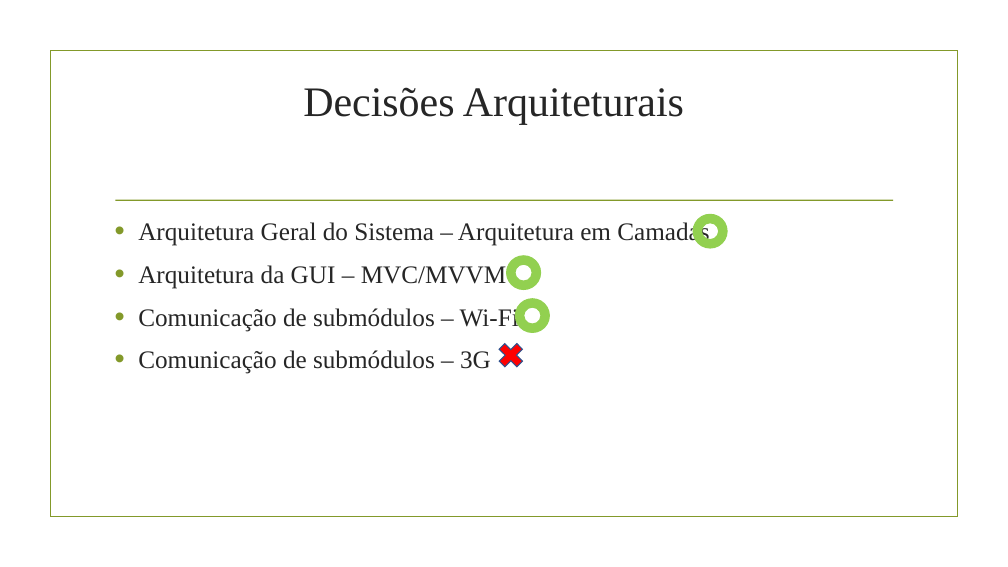
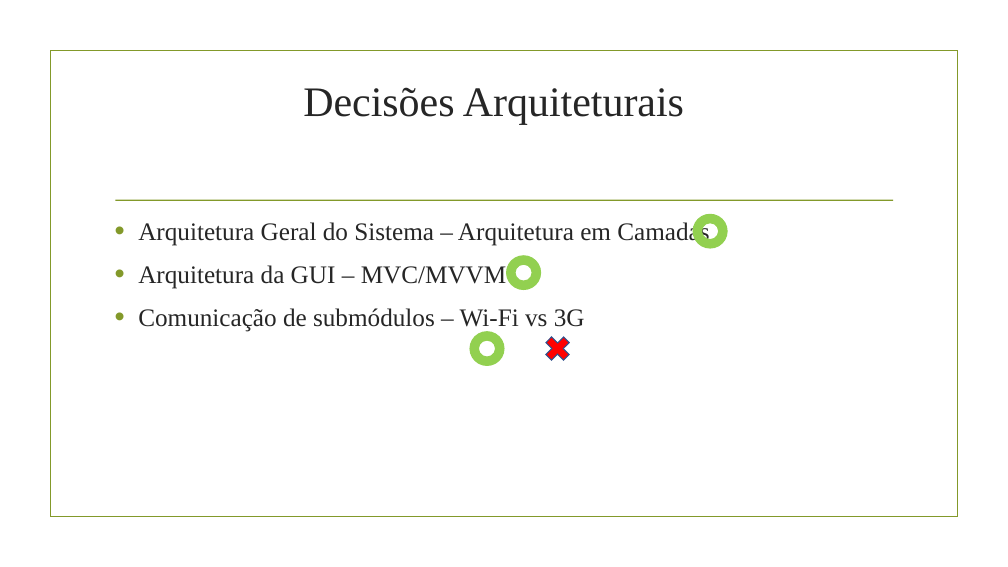
Before and after one commit to EduardoBrito97/SafeNSound, a slide deck: slide 9 of Sprint 1.odp. Drawn at 1008x567 pixels with LibreOffice and Linux fonts; fonts in the diff are those of the drawing; background and template pictures are left out. Boxes give left, top, right and bottom in pixels: in the first picture for what was removed or moved away, otherwise in the second. Text is boxed around its words. In the diff, an @@ line names an element or a change of style, - is before the commit and + after.

```diff
--- a/Sprint 1.odp
+++ b/Sprint 1.odp
@@ text at bbox=[138, 308, 585, 332]: text changed @@
-• Comunicação de submódulos – Wi-Fi
-• Comunicação de submódulos – 3G
+• Comunicação de submódulos – Wi-Fi vs 3G
@@ freeform shape: place and size @@
-freeform shape at bbox=[516, 299, 550, 333]
+freeform shape at bbox=[470, 332, 504, 366]
@@ freeform shape: place and size @@
-freeform shape at bbox=[494, 339, 528, 373]
+freeform shape at bbox=[541, 332, 575, 366]
```
Also in this commit, not shown: 1 other slide changed, 8 other files.
